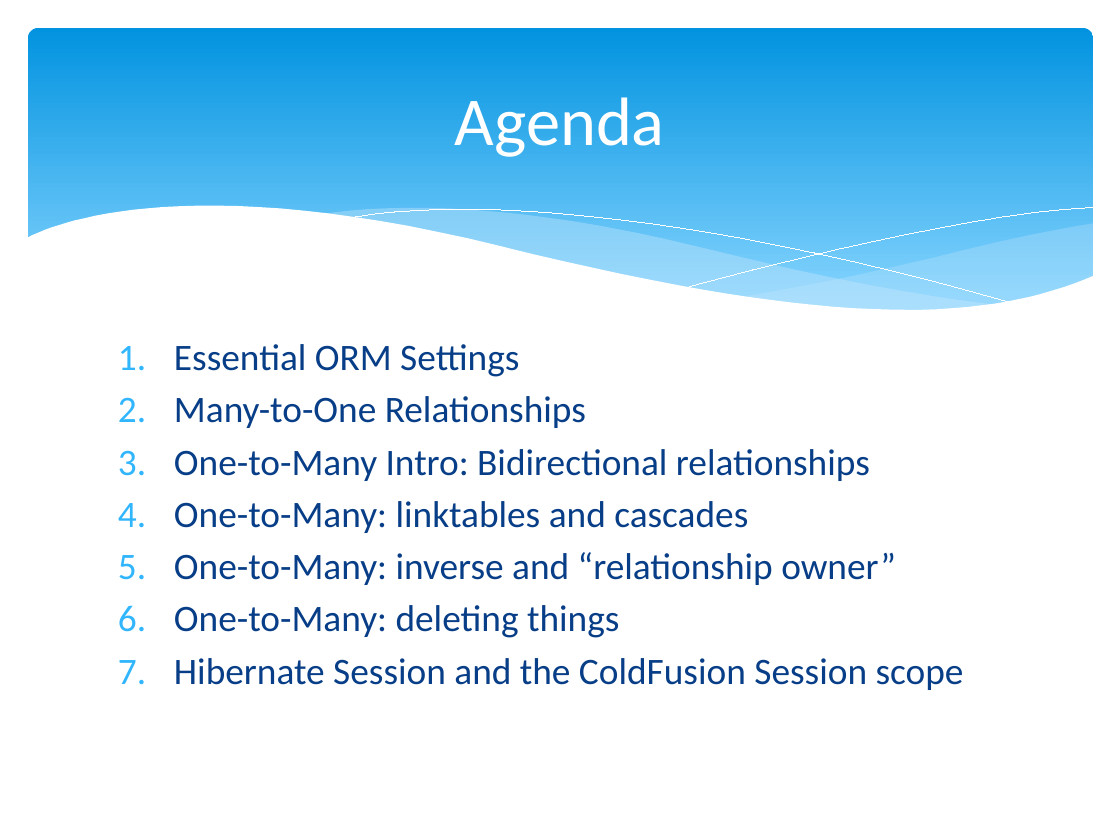
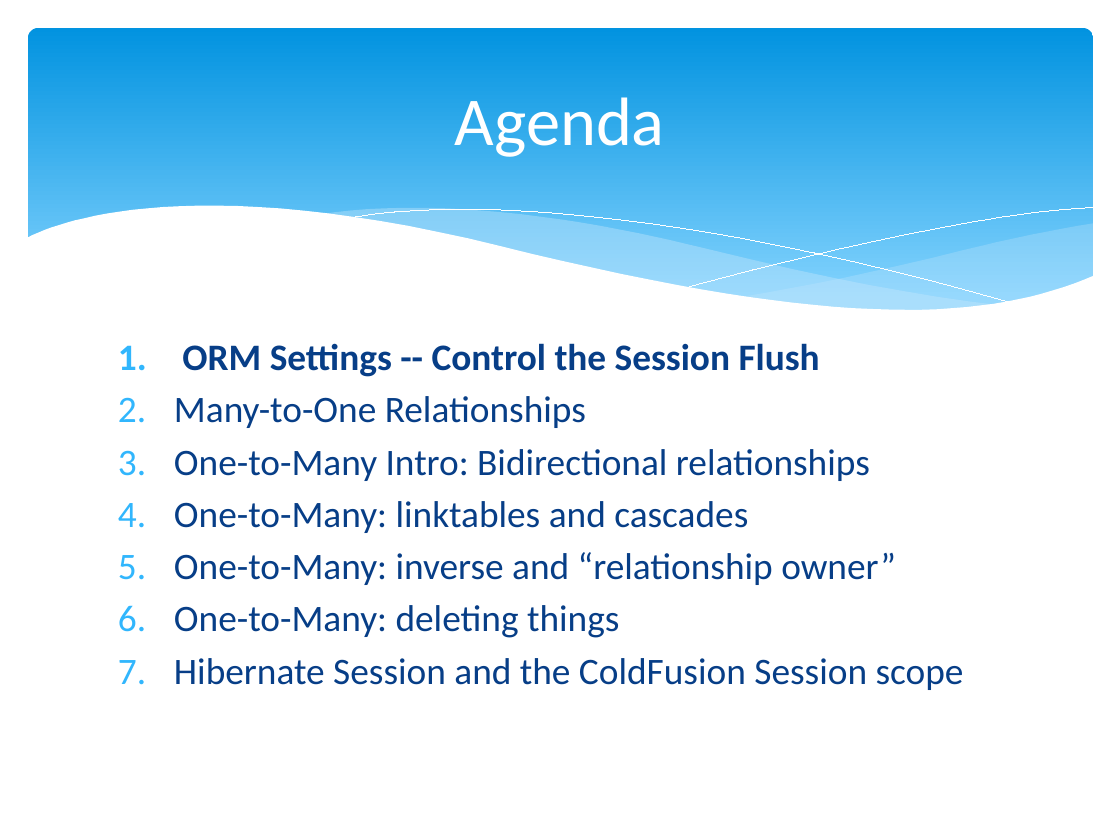
Before and after one commit to marcesher/mxunit-cfmeetups, a slide deck: slide 15 of CFObjective_ORMZen/preso/orm_zen.ppt.pptx (slide 13 before the commit). Drawn at 1120x840 pixels with LibreOffice and Linux fonts; fonts in the diff are those of the drawing. Boxes give left, top, right and bottom in pixels: in the first picture for what was removed or moved away, otherwise in the second. Text is boxed around its words. In the diff, an @@ line names an element or a change of style, - is before the commit and + after.

```diff
--- a/CFObjective_ORMZen/preso/orm_zen.ppt.pptx
+++ b/CFObjective_ORMZen/preso/orm_zen.ppt.pptx
@@ text at [182, 343, 820, 377]: text changed; bold on @@
-1. Essential ORM Settings
+1. ORM Settings -- Control the Session Flush
```
Also in this commit, not shown: 2 other slides changed, 38 slides added, 10 other files.
